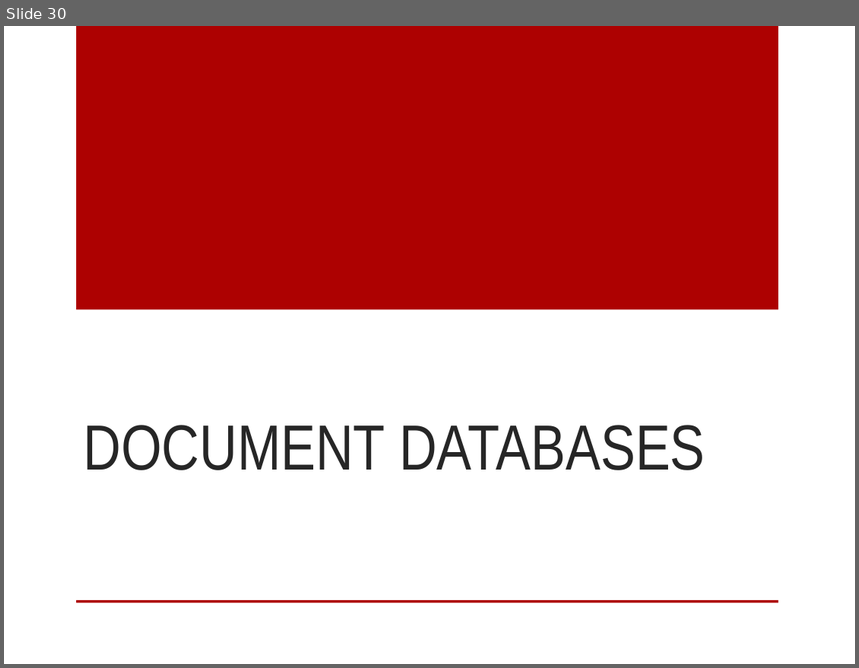
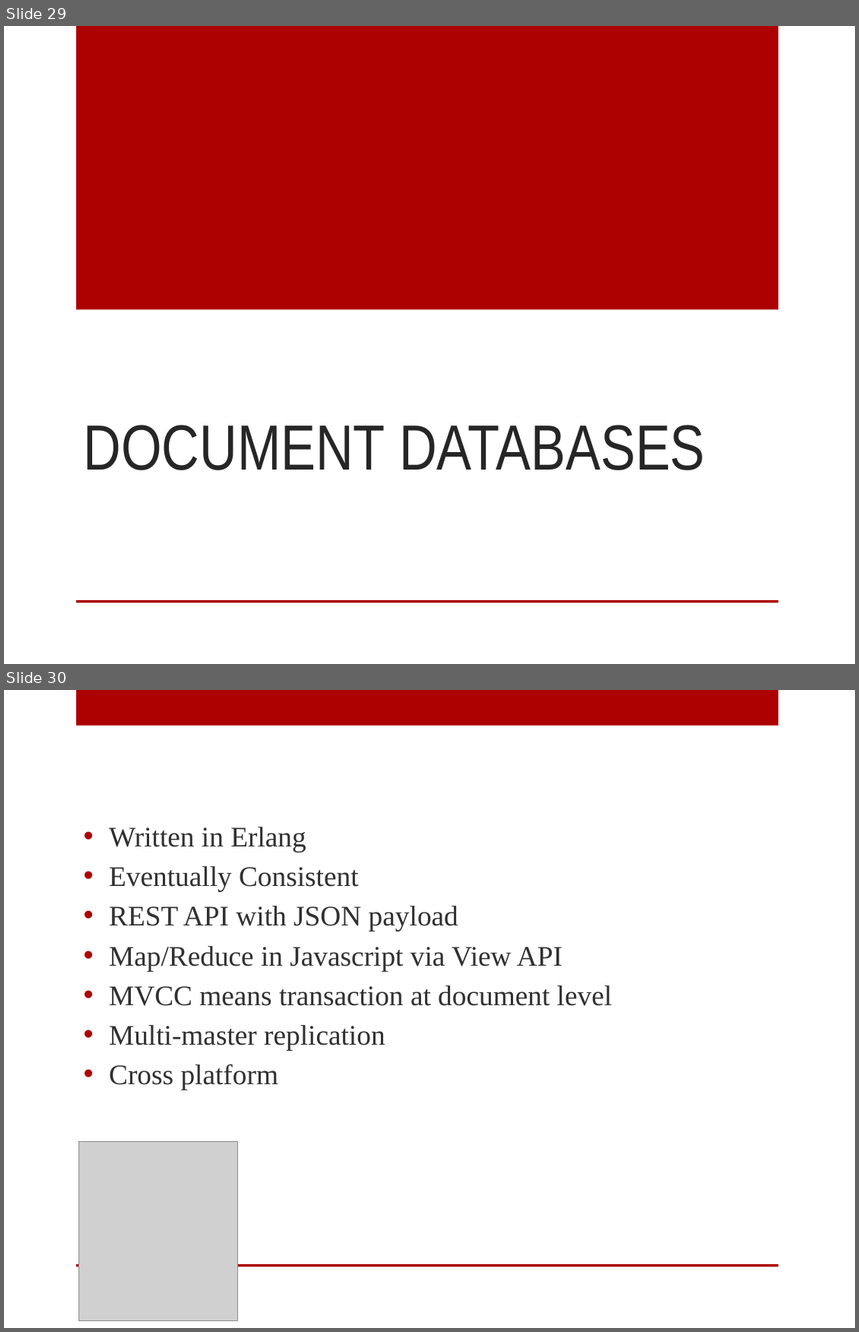
Before and after one commit to digitalBush/nosql-smackdown-talk, a slide deck: nosql-smackdown.pptx. Shown one above the other, each under a label of ours: slide 30 before the commit, slides 29 and 30 after it. The pictures are 859x668 and 859x1332 pixels, drawn with LibreOffice and Linux fonts; fonts in the diff are those of the drawing; grey boxes stand for pictures. Boxes give left, top, right and bottom in pixels: in the first picture for what was removed or moved away, otherwise in the second. Text is boxed around its words. In the diff, an @@ line names an element or a change of style, - is before the commit and + after.

```diff
--- a/nosql-smackdown.pptx
+++ b/nosql-smackdown.pptx
@@ slide 30 added at [4,690,855,1328], background #FFFFFF; not listed: 1 template element that a slide beside it also shows @@
@@ rectangle added at [76,690,778,726], fill #AD0101 @@
@@ text added at [109,827,612,1091], 24 pt, text #303030 @@
+• Written in Erlang
+• Eventually Consistent
+• REST API with JSON payload
+• Map/Reduce in Javascript via View API
+• MVCC means transaction at document level
+• Multi-master replication
+• Cross platform
@@ picture added at [79,1142,238,1321] @@
@@ what was slide 30 is now slide 29 @@
```
Also in this commit, not shown: 1 slide changed, 7 other slides added.
